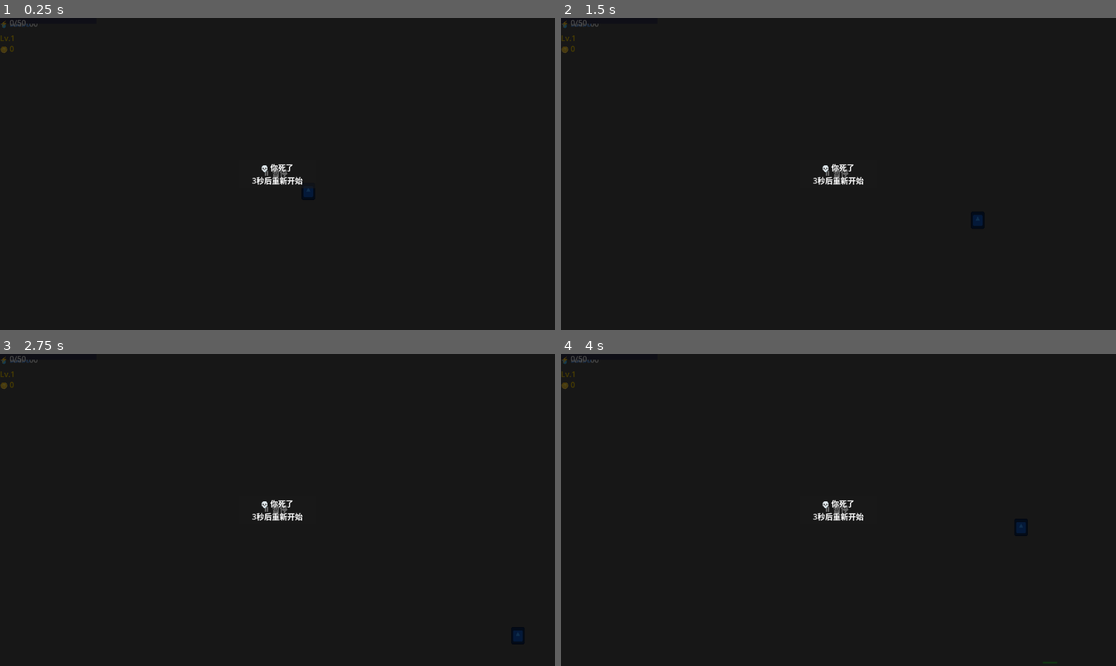
Above: before the commit, frames 1-4 (two rows, left to right).
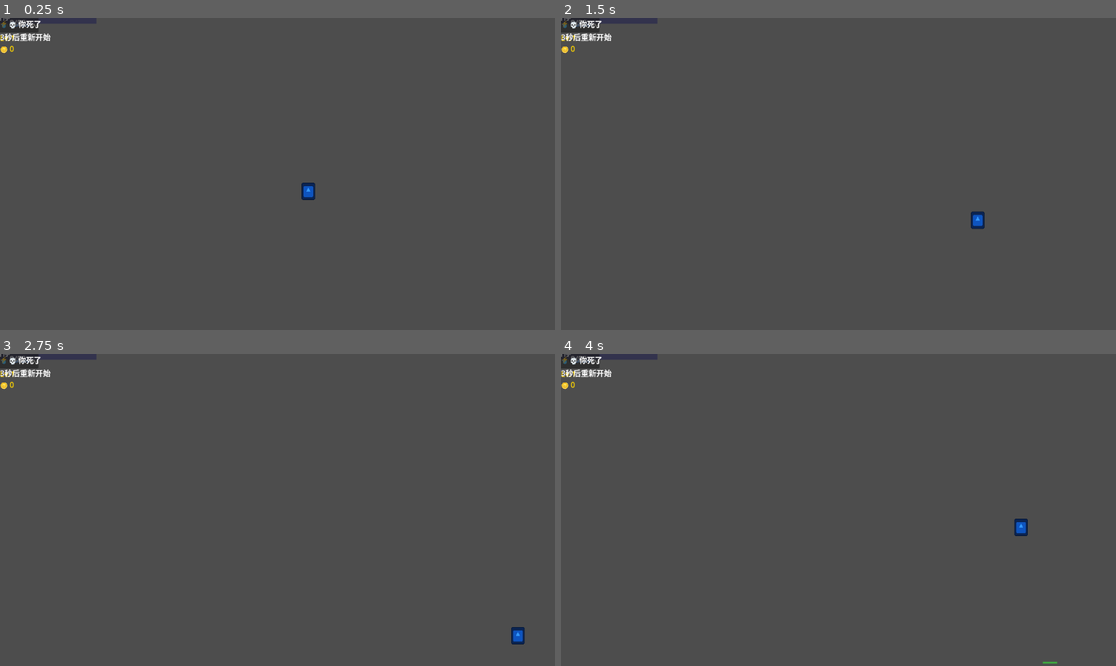
Above: after the commit, the same moments.

Repository: 925236118/godot_game_platform_example
Game: Godot game, scene res://scenes/Main.tscn
Two runs of this game, one before a commit and one after it. Both use one fixed random seed, a clock stepped at 60 frames per second and the inputs below. The engine's default icon, where the game draws it, is replaced by a stand-in: a white triangle on a blue panel in a dark square.
Inputs:
- Up to frame 1 (0.25 s): no input
- Up to frame 2 (1.5 s): tap Enter at 0.5 s; hold D (move_right) 0.53-1.28 s; tap Space (attack) at 0.6, 1.35 s; hold S (move_down) from 1.28 s (still down)
- Up to frame 3 (2.75 s): release S (move_down) at 2.03 s; hold D (move_right) from 2.03 s (still down); tap Space (attack) at 2.1 s
- Up to frame 4 (4 s): release D (move_right) at 2.78 s; hold W (move_up) 2.78-3.53 s; tap Space (attack) at 2.85, 3.6 s; hold A (move_left) from 3.53 s (still down)

The runs differ from the first frame. In frame 1, 100% of the frame differs, in the area x 0-100%, y 0-100%; in frame 2, 100%; in frame 3, 100%; in frame 4, 100%.
Error in both runs: Invalid access to property or key 'shape' on a base object of type 'null instance'. (res://scripts/Player.gd:92)

Commit message:
fix: correct node name attributes in Main.tscn
- name attributes should not include path prefixes
- root type changed from Node to Node2D

Diff:
--- a/scenes/Main.tscn
+++ b/scenes/Main.tscn
@@ -10,7 +10,7 @@
 [sub_resource type="RectangleShape2D" id="2"]
 size = Vector2(1280, 20)
 
-[node name="Main" type="Node"]
+[node name="Main" type="Node2D"]
 
 # World ground
 [node name="Ground" type="ColorRect" parent="."]
@@ -20,21 +20,21 @@
 
 # World boundaries
 [node name="WorldBounds" type="StaticBody2D" parent="."]
-[node name="WorldBounds/WallLeft" type="StaticBody2D" parent="WorldBounds"]
+[node name="WallLeft" type="StaticBody2D" parent="WorldBounds"]
 position = Vector2(-10, 360)
-[node name="WorldBounds/WallLeft/CollisionShape2D" type="CollisionShape2D" parent="WorldBounds/WallLeft"]
+[node name="CollisionShape2D" type="CollisionShape2D" parent="WorldBounds/WallLeft"]
 shape = SubResource("1")
-[node name="WorldBounds/WallRight" type="StaticBody2D" parent="WorldBounds"]
+[node name="WallRight" type="StaticBody2D" parent="WorldBounds"]
 position = Vector2(1290, 360)
-[node name="WorldBounds/WallRight/CollisionShape2D" type="CollisionShape2D" parent="WorldBounds/WallRight"]
+[node name="CollisionShape2D" type="CollisionShape2D" parent="WorldBounds/WallRight"]
 shape = SubResource("1")
-[node name="WorldBounds/WallTop" type="StaticBody2D" parent="WorldBounds"]
+[node name="WallTop" type="StaticBody2D" parent="WorldBounds"]
 position = Vector2(640, -10)
-[node name="WorldBounds/WallTop/CollisionShape2D" type="CollisionShape2D" parent="WorldBounds/WallTop"]
+[node name="CollisionShape2D" type="CollisionShape2D" parent="WorldBounds/WallTop"]
 shape = SubResource("2")
-[node name="WorldBounds/WallBottom" type="StaticBody2D" parent="WorldBounds"]
+[node name="WallBottom" type="StaticBody2D" parent="WorldBounds"]
 position = Vector2(640, 730)
-[node name="WorldBounds/WallBottom/CollisionShape2D" type="CollisionShape2D" parent="WorldBounds/WallBottom"]
+[node name="CollisionShape2D" type="CollisionShape2D" parent="WorldBounds/WallBottom"]
 shape = SubResource("2")
 
 [node name="Player" parent="." instance=ExtResource("2")]
@@ -51,18 +51,18 @@
 
 [node name="TopLeft" type="HBoxContainer" parent="HUD"]
 position = Vector2(10, 10)
-[node name="TopLeft/HBoxContainer" type="HBoxContainer" parent="HUD/TopLeft"]
-[node name="TopLeft/HBoxContainer/HP" type="Label" parent="HUD/TopLeft/HBoxContainer"]
+[node name="HBoxContainer" type="HBoxContainer" parent="HUD/TopLeft"]
+[node name="HP" type="Label" parent="HUD/TopLeft/HBoxContainer"]
 text = "❤️ 100/100"
 theme_override_colors/font_color = Color(1, 1, 1, 1)
-[node name="TopLeft/HBoxContainer/MP" type="Label" parent="HUD/TopLeft/HBoxContainer"]
+[node name="MP" type="Label" parent="HUD/TopLeft/HBoxContainer"]
 text = "💧 50/50"
 theme_override_colors/font_color = Color(0.3, 0.6, 1, 1)
-[node name="TopLeft/Level" type="Label" parent="HUD/TopLeft"]
+[node name="Level" type="Label" parent="HUD/TopLeft"]
 position = Vector2(0, 30)
 text = "Lv.1"
 theme_override_colors/font_color = Color(1, 0.84, 0, 1)
-[node name="TopLeft/Coins" type="Label" parent="HUD/TopLeft"]
+[node name="Coins" type="Label" parent="HUD/TopLeft"]
 position = Vector2(0, 52)
 text = "🪙 0"
 theme_override_colors/font_color = Color(1, 0.84, 0, 1)
@@ -71,18 +71,18 @@
 anchors_preset = 8
 anchor_left = 0.5
 anchor_top = 0.95
-[node name="Bottom/XP" type="Control" parent="HUD/Bottom"]
+[node name="XP" type="Control" parent="HUD/Bottom"]
 offset_left = -100
 offset_top = 0
 offset_right = 100
 offset_bottom = 20
-[node name="Bottom/XP/BarBg" type="ColorRect" parent="HUD/Bottom/XP"]
+[node name="BarBg" type="ColorRect" parent="HUD/Bottom/XP"]
 size = Vector2(200, 12)
 color = Color(0.2, 0.2, 0.3, 1)
-[node name="Bottom/XP/Bar" type="ColorRect" parent="HUD/Bottom/XP"]
+[node name="Bar" type="ColorRect" parent="HUD/Bottom/XP"]
 size = Vector2(0, 12)
 color = Color(0.2, 1.0, 0.2, 1)
-[node name="Bottom/XP/Label" type="Label" parent="HUD/Bottom/XP"]
+[node name="Label" type="Label" parent="HUD/Bottom/XP"]
 position = Vector2(0, -2)
 horizontal_alignment = 1
 text = "⚡ 0/50"
@@ -94,7 +94,7 @@
 anchor_bottom = 1.0
 color = Color(0, 0, 0, 0.7)
 mouse_filter = 2
-[node name="PauseOverlay/Label" type="Label" parent="HUD/PauseOverlay"]
+[node name="Label" type="Label" parent="HUD/PauseOverlay"]
 anchors_preset = 8
 anchor_left = 0.5
 anchor_top = 0.5
@@ -110,7 +110,7 @@
 offset_top = -30
 offset_right = 80
 offset_bottom = 30
-[node name="DeathPanel/Label" type="Label" parent="HUD/DeathPanel"]
+[node name="Label" type="Label" parent="HUD/DeathPanel"]
 anchors_preset = 15
 anchor_right = 1.0
 anchor_bottom = 1.0
